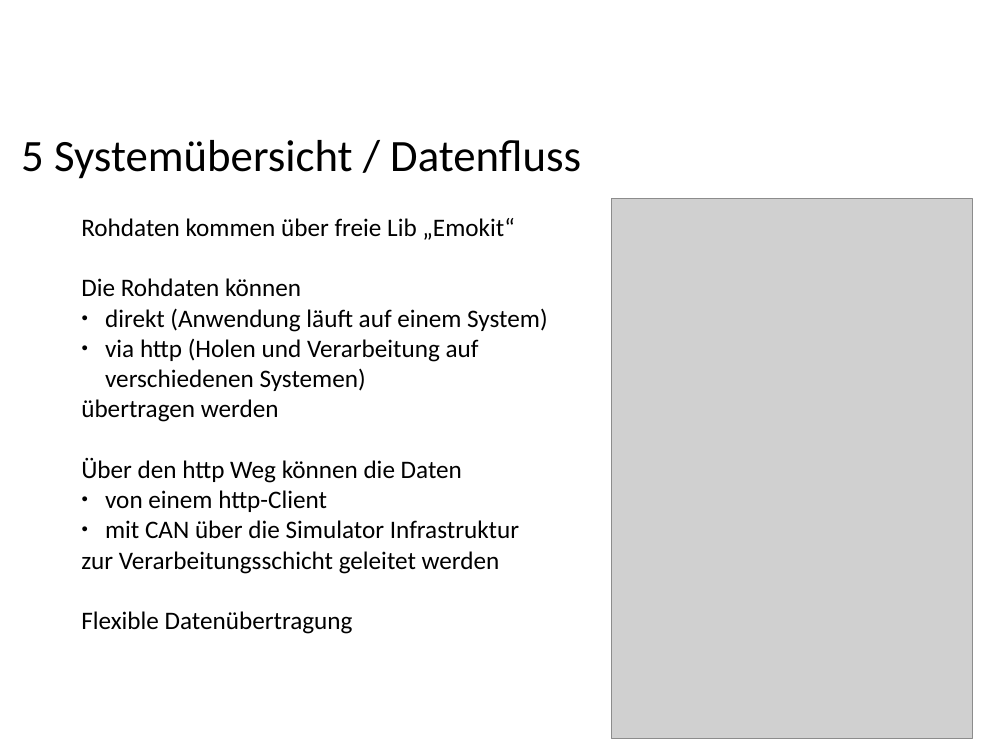
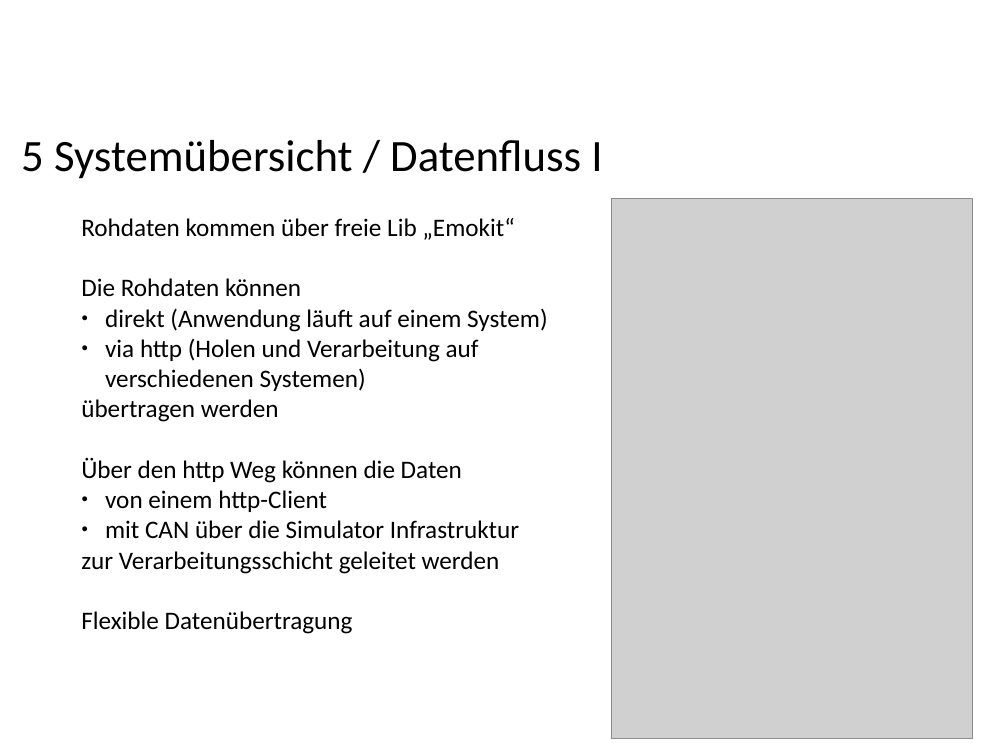
Before and after one commit to ppasler/current-adas, a slide deck: slide 10 of project/presentation/Praesentation_PoSDBoS_Pasler.odp. Drawn at 1008x756 pixels with LibreOffice and Linux fonts; fonts in the diff are those of the drawing; grey boxes stand for pictures; background and template pictures are left out. Boxes give left, top, right and bottom in pixels: in the first picture for what was removed or moved away, otherwise in the second. Text is boxed around its words. In the diff, an @@ line names an element or a change of style, - is before the commit and + after.

```diff
--- a/project/presentation/Praesentation_PoSDBoS_Pasler.odp
+++ b/project/presentation/Praesentation_PoSDBoS_Pasler.odp
@@ text at box(21, 140, 602, 179): text changed @@
-5 Systemübersicht / Datenfluss
+5 Systemübersicht / Datenfluss I
```
Also in this commit, not shown: 1 slide added, 1 other file.
